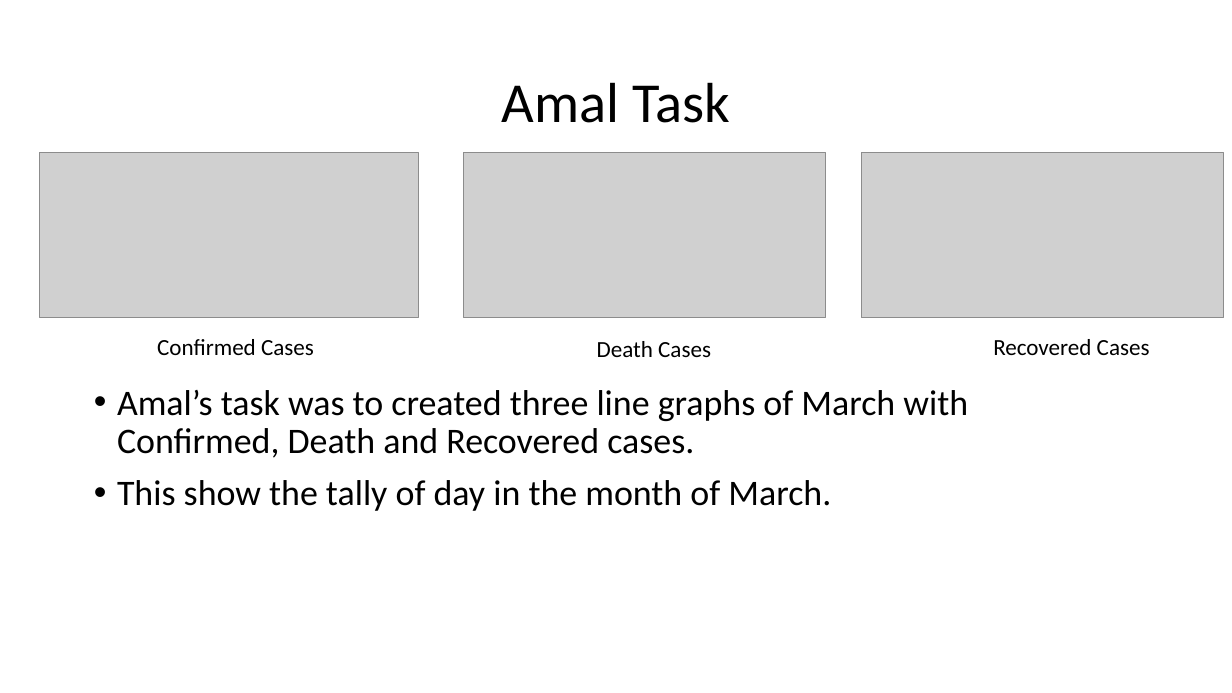
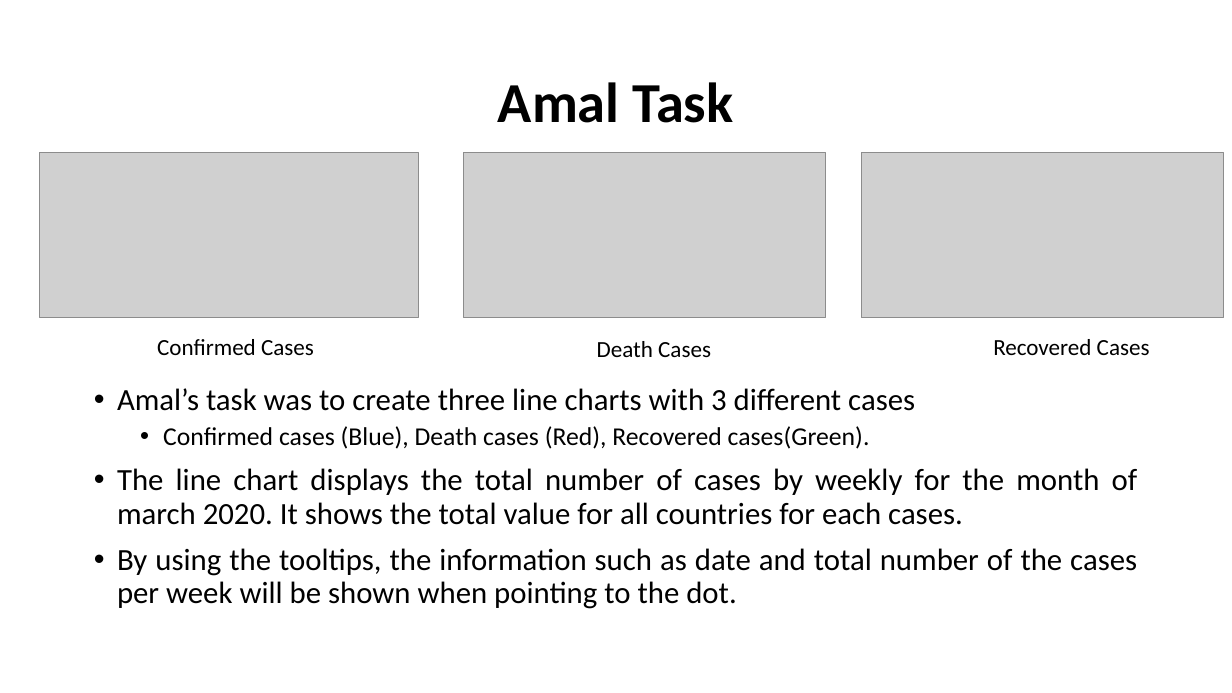
Before and after one commit to haziqqbaharin/CI5305-Project, a slide deck: slide 11 of Covid-19 Dashboard.pptx (slide 10 before the commit). Drawn at 1232x693 pixels with LibreOffice and Linux fonts; fonts in the diff are those of the drawing; grey boxes stand for pictures. Boxes give left, top, right and bottom in pixels: in the first picture for what was removed or moved away, otherwise in the second. Text is boxed around its words. In the diff, an @@ line names an element or a change of style, - is before the commit and + after.

```diff
--- a/Covid-19 Dashboard.pptx
+++ b/Covid-19 Dashboard.pptx
@@ title "Amal Task" at [498, 82, 733, 123]: bold on @@
@@ text at [117, 388, 1138, 609]: text changed; size 28 to 24 pt @@
-• Amal’s task was to created three line graphs of March with Confirmed, Death and Recovered cases.
-• This show the tally of day in the month of March.
+• Amal’s task was to create three line charts with 3 different cases
+  • Confirmed cases (Blue), Death cases (Red), Recovered cases(Green).
+• The line chart displays the total number of cases by weekly for the month of march 2020. It shows the total value for all countries for each cases.
+• By using the tooltips, the information such as date and total number of the cases per week will be shown when pointing to the dot.
```
Also in this commit, not shown: 12 other slides changed, 2 slides added, 3 slides removed, 1 other file.
